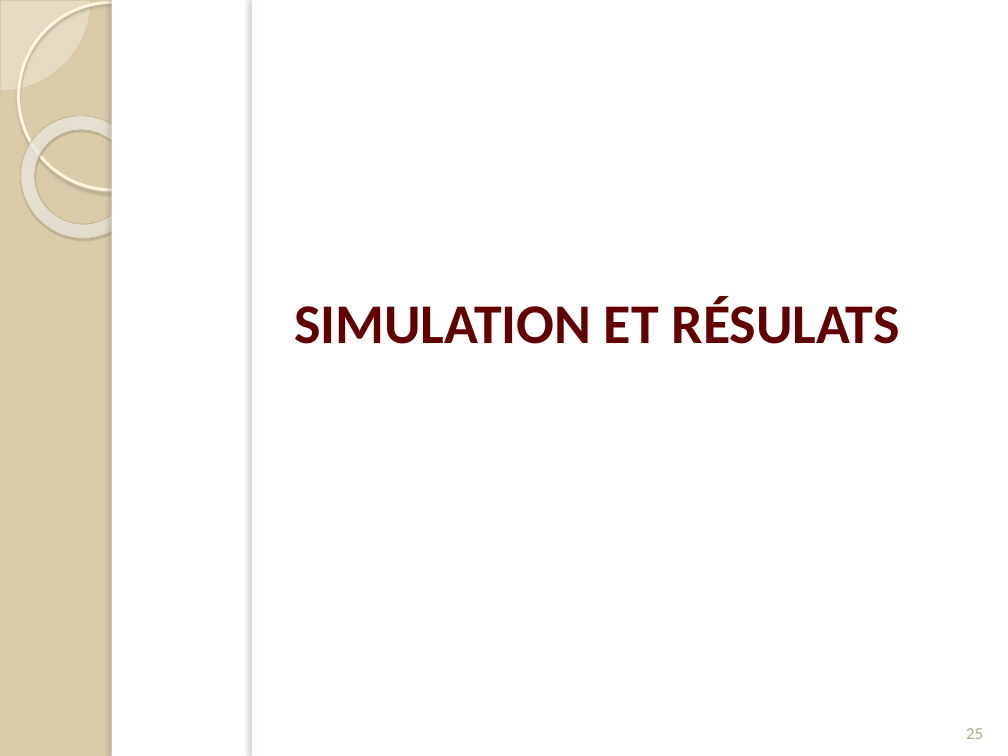
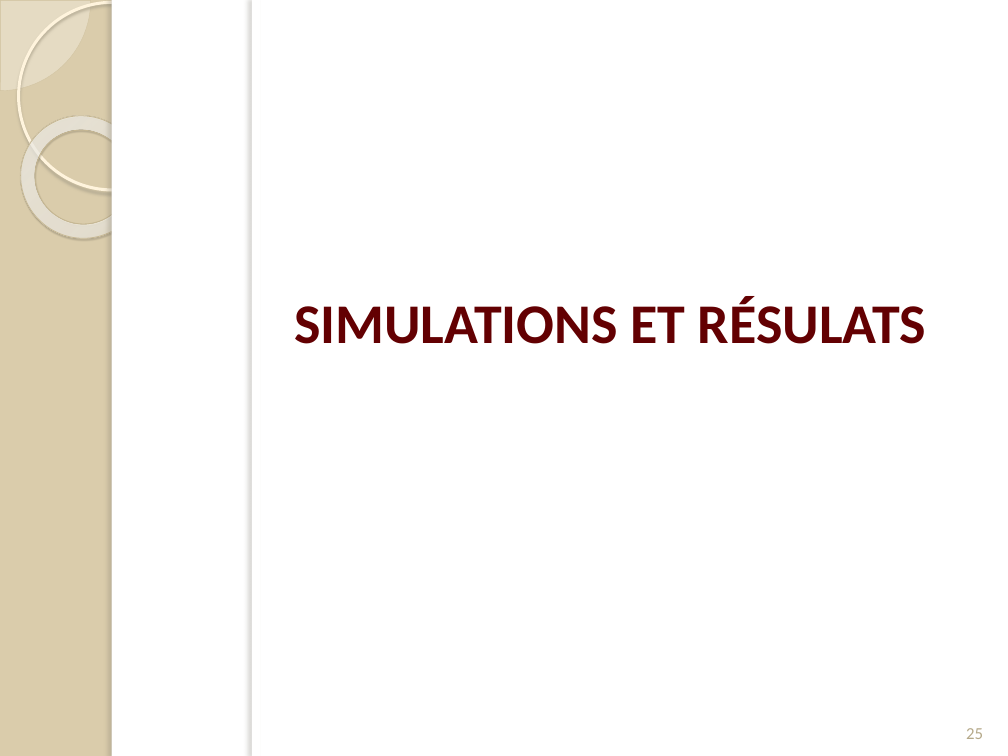
Before and after one commit to Patre/Energy-saving-in-sensors--networks, a slide deck: slide 25 of Redaction/Presentation/pres.pptx. Drawn at 1008x756 pixels with LibreOffice and Linux fonts; fonts in the diff are those of the drawing. Boxes give left, top, right and bottom in pixels: in the first picture for what was removed or moved away, otherwise in the second. Text is boxed around its words. In the diff, an @@ line names an element or a change of style, - is before the commit and + after.

Commit message:
Presentation

```diff
--- a/Redaction/Presentation/pres.pptx
+++ b/Redaction/Presentation/pres.pptx
@@ title at [294, 296, 926, 344]: text changed @@
-SIMULATION ET RÉSULATS
+SIMULATIONS ET RÉSULATS
```
Also in this commit, not shown: 9 other slides changed.
